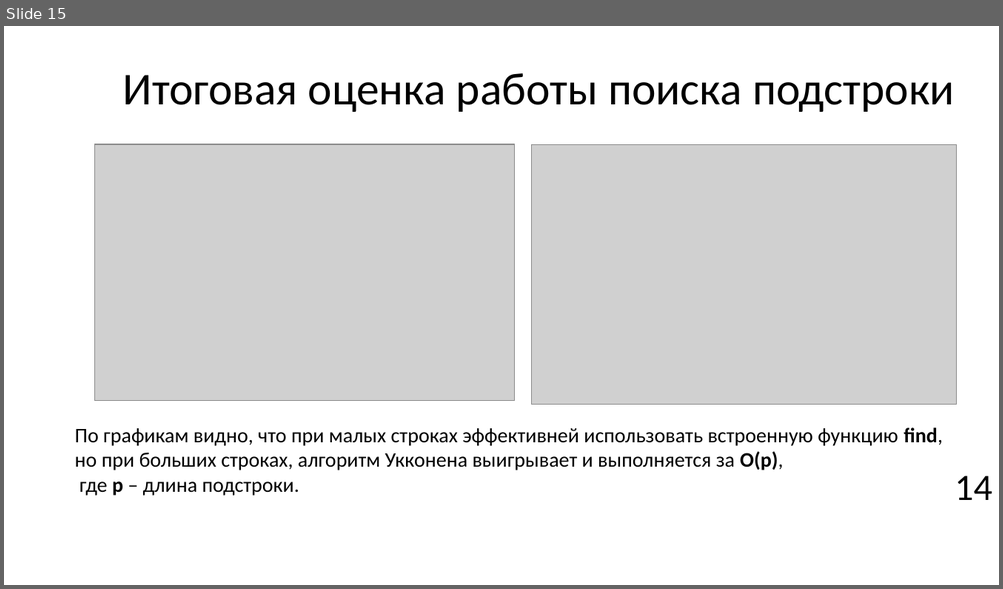
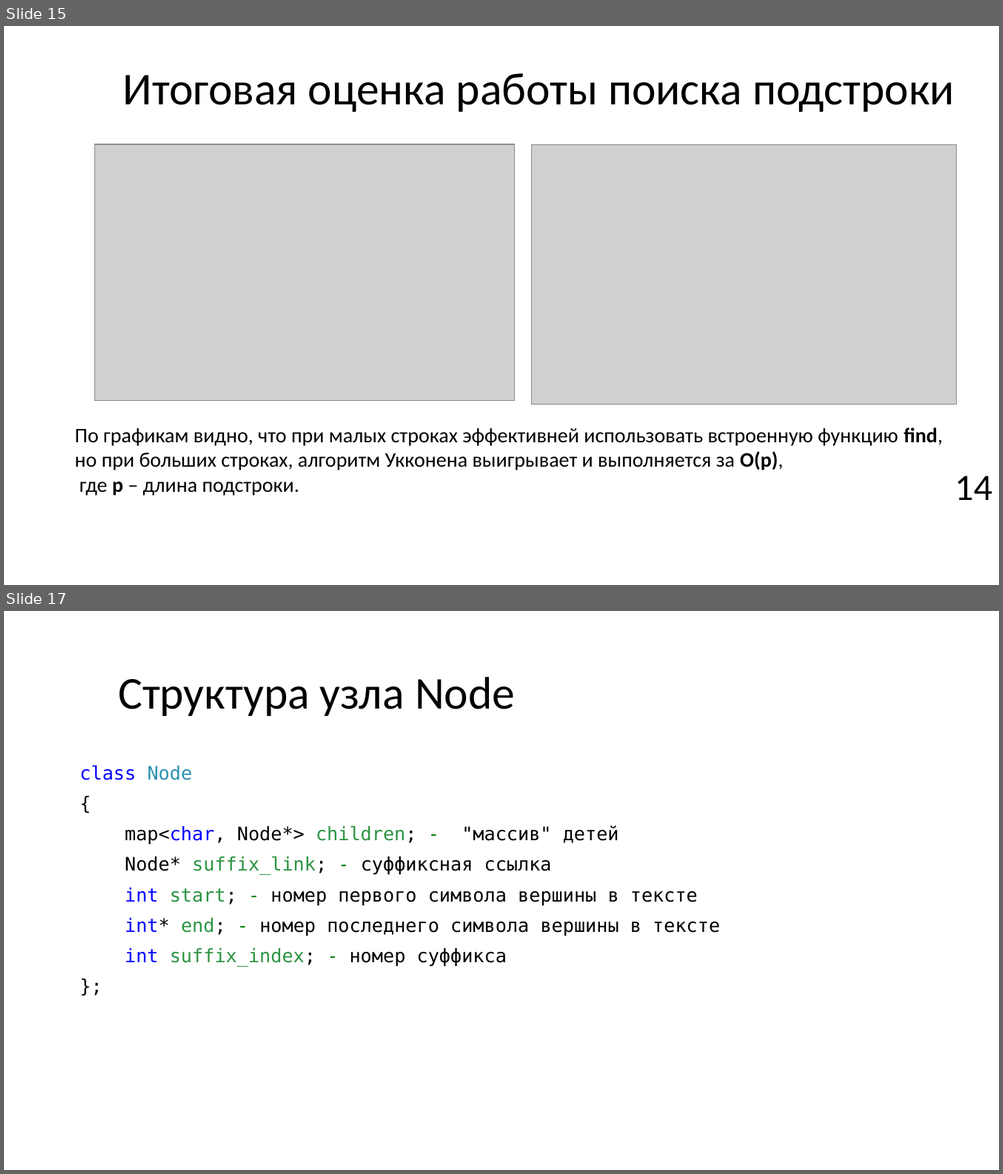
Before and after one commit to Pompon-Den/Suff-Tree-Algorithm-Ykkonen, a slide deck: Algorithm Ykkonena.pptx. Shown one above the other, each under a label of ours: slide 15 before the commit, slides 15 and 17 after it; the slides between them are not shown. The pictures are 1003x589 and 1003x1174 pixels, drawn with LibreOffice and Linux fonts; fonts in the diff are those of the drawing; grey boxes stand for pictures; background and template pictures are left out. Boxes give left, top, right and bottom in pixels: in the first picture for what was removed or moved away, otherwise in the second. Text is boxed around its words. In the diff, an @@ line names an element or a change of style, - is before the commit and + after.

```diff
--- a/Algorithm Ykkonena.pptx
+++ b/Algorithm Ykkonena.pptx
@@ slide 17 added at box(4, 611, 999, 1170), background picture (left out) @@
@@ title added at box(118, 677, 515, 716), 44 pt, text #000000 @@
+Структура узла Node
@@ text added at box(79, 765, 720, 967), 18 pt, text #000000 @@
+class Node
+{
+map<char, Node*> children; - "массив" детей
+Node* suffix_link; - суффиксная ссылка
+int start; - номер первого символа вершины в тексте
+int* end; - номер последнего символа вершины в тексте
+int suffix_index; - номер суффикса
+};
```
Also in this commit, not shown: 8 slides changed, 3 other slides added, 1 slide removed, 3 other files.
